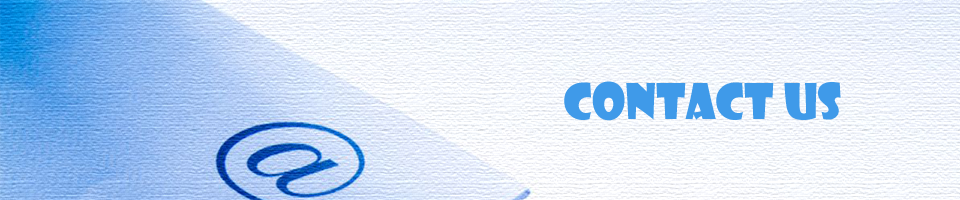
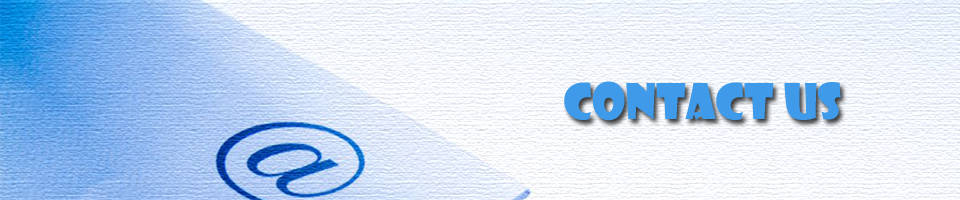
The second 960 × 200 image is a revision of the first. Changes to its layers:
pixels changed over box(563, 81, 847, 128) (layer not identified)
